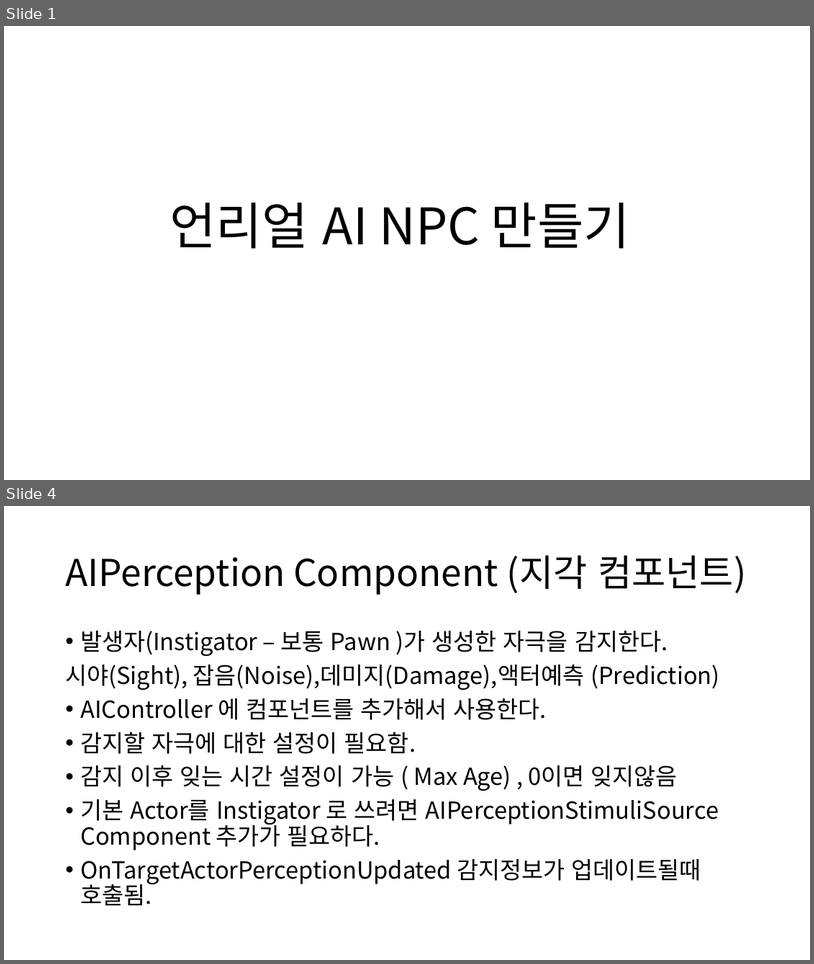
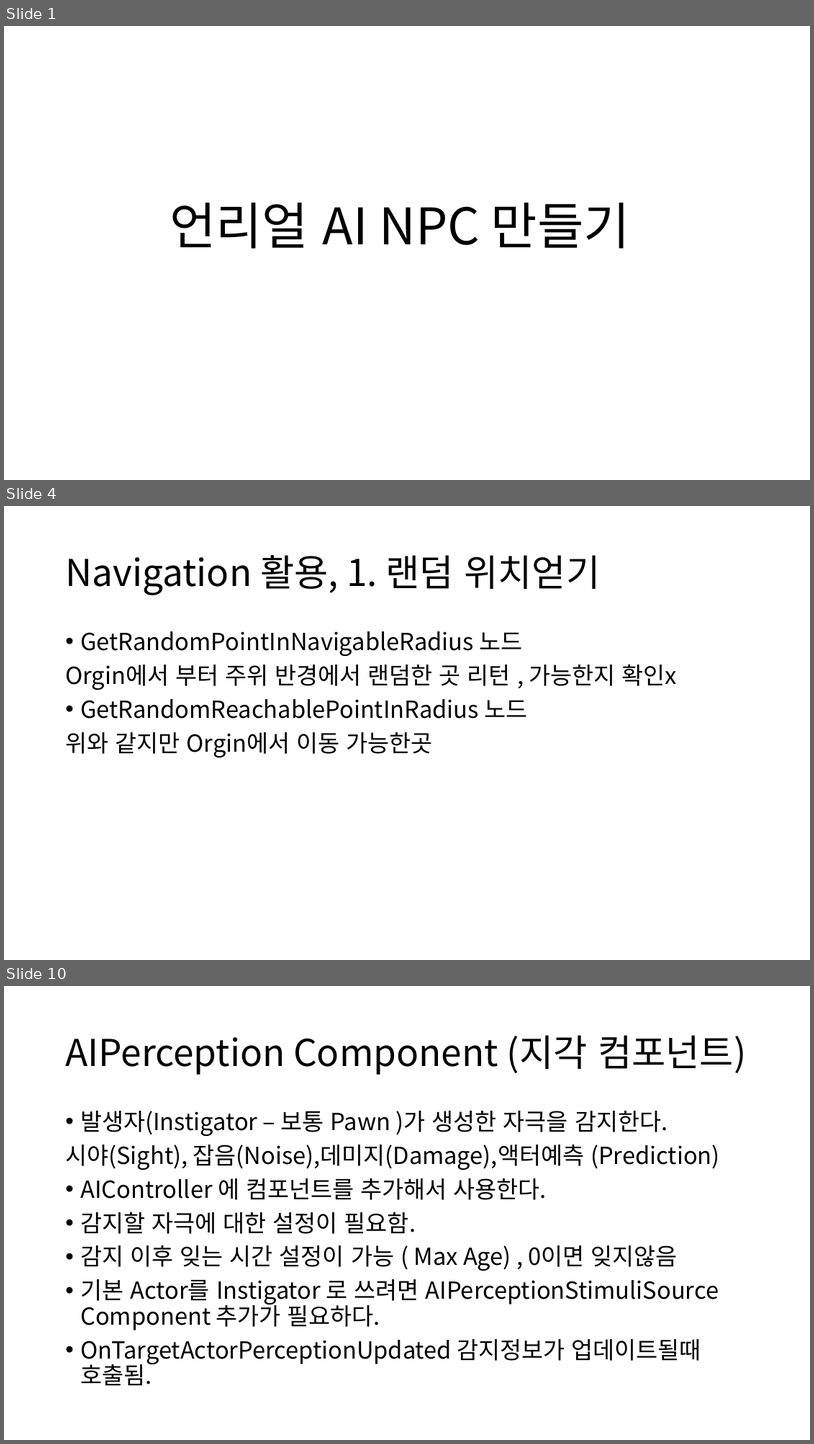
Before and after one commit to ldw9981/UE4_Blueprint, a slide deck: Day04/AI.pptx. Shown one above the other, each under a label of ours: slides 1 and 4 before the commit, slides 1, 4 and 10 after it; the slides between them are not shown. The pictures are 814x964 and 814x1444 pixels, drawn with LibreOffice and Linux fonts; fonts in the diff are those of the drawing. Boxes give left, top, right and bottom in pixels: in the first picture for what was removed or moved away, otherwise in the second. Text is boxed around its words. In the diff, an @@ line names an element or a change of style, - is before the commit and + after.

```diff
--- a/Day04/AI.pptx
+++ b/Day04/AI.pptx
@@ slide 4 added at (x1=4, y1=506, x2=810, y2=960), background #FFFFFF @@
@@ title added at (x1=65, y1=555, x2=601, y2=595), 44 pt, text #000000 @@
+Navigation 활용, 1. 랜덤 위치얻기
@@ text added at (x1=65, y1=631, x2=677, y2=757), 28 pt, text #000000 @@
+• GetRandomPointInNavigableRadius 노드
+Orgin에서 부터 주위 반경에서 랜덤한 곳 리턴 , 가능한지 확인x
+• GetRandomReachablePointInRadius 노드
+위와 같지만 Orgin에서 이동 가능한곳
@@ what was slide 4 is now slide 10 @@
```
Also in this commit, not shown: 3 slides changed, 5 other slides added, 1 slide removed.
